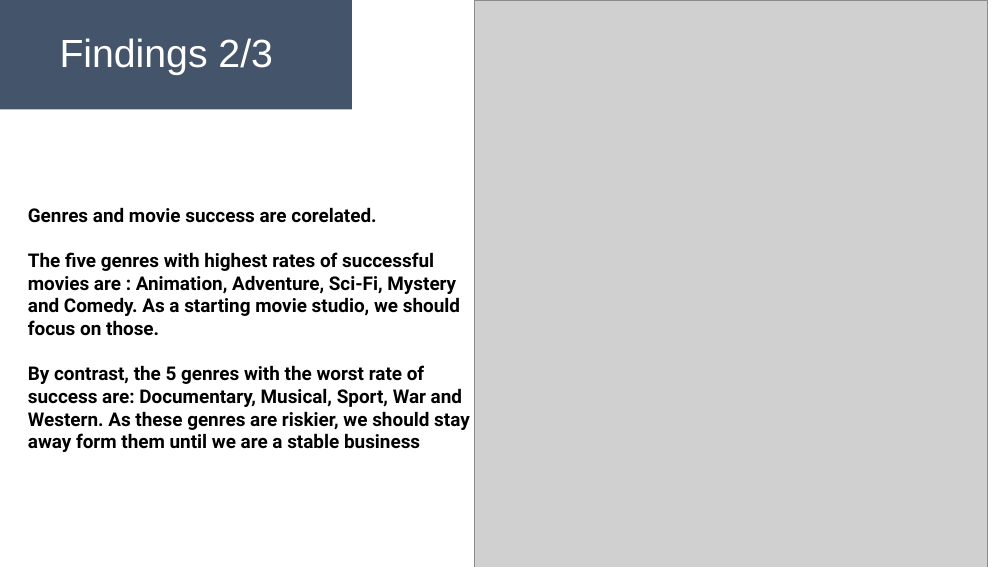
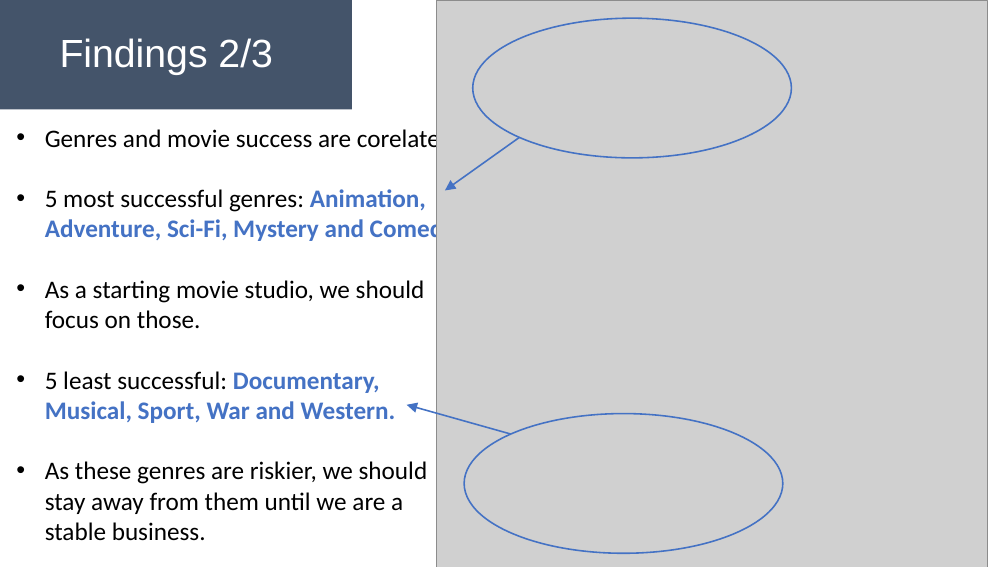
Before and after one commit to poariston/DataAnalysis_SuccessfulMovies, a slide deck: slide 10 of Mod1Project_Presentation_POAriston.pptx (slide 7 before the commit). Drawn at 1008x567 pixels with LibreOffice and Linux fonts; fonts in the diff are those of the drawing; grey boxes stand for pictures. Boxes give left, top, right and bottom in pixels: in the first picture for what was removed or moved away, otherwise in the second. Text is boxed around its words. In the diff, an @@ line names an element or a change of style, - is before the commit and + after.

```diff
--- a/Mod1Project_Presentation_POAriston.pptx
+++ b/Mod1Project_Presentation_POAriston.pptx
@@ picture: place and size @@
-picture at <box>474,0,988,567</box>
+picture at <box>436,0,988,567</box>
@@ ellipse added at <box>473,18,792,158</box>, outline #4472C4 1.5 pt @@
@@ text "Genres and movie success are ...": place and size @@
-text "Genres and movie success are ..." at <box>28,207,470,452</box>
+text "Genres and movie success are ..." at <box>45,126,462,541</box>
@@ text at <box>45,126,460,153</box>: size 18 to 24 pt, font Roboto to Calibri, bold off in "Genres and movie success are corelated."; bullet none to • @@
@@ arrow added from (520, 138) to (445, 191), #4472C4 1.5 pt @@
@@ text at <box>45,189,462,541</box>: text changed; size 18 to 24 pt; font Roboto to Calibri; bold off @@
-The five genres with highest rates of successful movies are : Animation, Adventure, Sci-Fi, Mystery and Comedy. As a starting movie studio, we should focus on those.
-By contrast, the 5 genres with the worst rate of success are: Documentary, Musical, Sport, War and Western. As these genres are riskier, we should stay away form them until we are a stable business
+• 5 most successful genres: Animation, Adventure, Sci-Fi, Mystery and Comedy.
+• As a starting movie studio, we should focus on those.
+• 5 least successful: Documentary, Musical, Sport, War and Western.
+• As these genres are riskier, we should stay away from them until we are a stable business.
@@ arrow added from (511, 434) to (407, 405), #4472C4 1.5 pt @@
@@ ellipse added at <box>464,414,783,554</box>, outline #4472C4 1.5 pt @@
```
Also in this commit, not shown: 5 other slides changed, 3 slides added.
